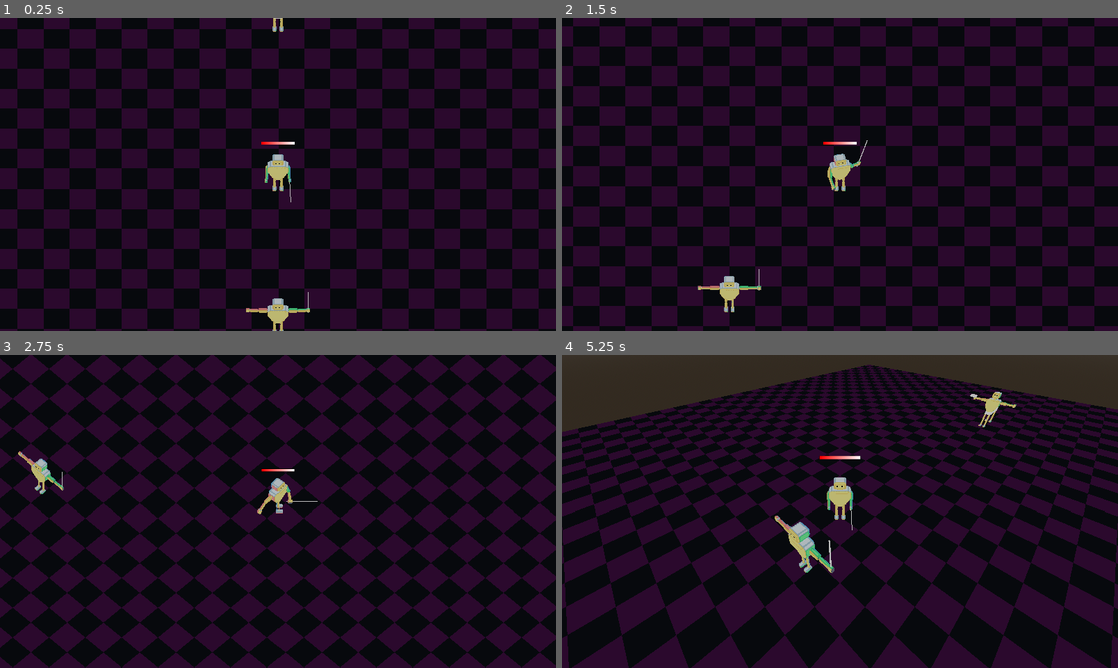
Above: before the commit, frames 1-4 (two rows, left to right).
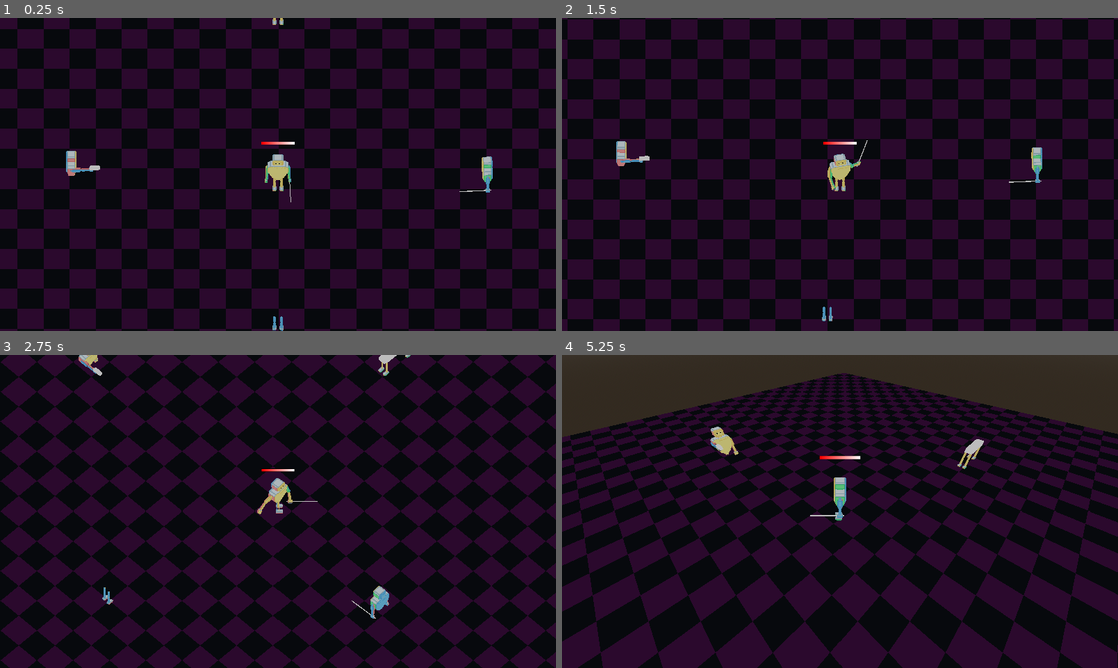
Above: after the commit, the same moments.

Repository: markguinn/kitbash-toy-clash
Game: Godot game, scene res://levels/dev/proto2.tscn
The game is run twice, just before and just after one commit, with the same random seed, the same clock (stepped at 60 frames per second) and the same inputs.
Inputs:
- Up to frame 1 (0.25 s): no input
- Up to frame 2 (1.5 s): tap Enter at 0.5 s; hold Right (right) 0.53-1.28 s; hold Z (attack1) 0.53-1.28 s; hold S (down) from 1.28 s (still down); tap Z (attack1) at 1.35 s
- Up to frame 3 (2.75 s): release S (down) at 2.03 s; hold Right (right) from 2.03 s (still down); hold Tab (switch_cam) from 2.03 s (still down); tap Z (attack1) at 2.3 s
- Up to frame 4 (5.25 s): release Right (right) at 2.78 s; release Tab (switch_cam) at 2.78 s; hold W (up) 2.78-3.53 s; tap Z (attack1) at 2.85, 4.55 s; hold Z (attack1) 3.53-4.28 s; hold Left (left) 3.53-5.03 s; tap Tab (switch_cam) at 4.35 s; hold S (down) from 5.03 s (still down); hold Z (attack1) from 5.03 s (still down)

The runs differ from the first frame. In frame 1, 0.8% of the frame differs, in the area x 11-89%, y 0-100%; in frame 2, 58%, in the area x 0-100%, y 0-100%; in frame 3, 55%; in frame 4, 51%.

Commit message:
clean up torso movement, prevent walking while attacking

Diff:
--- a/levels/dev/proto2.tscn
+++ b/levels/dev/proto2.tscn
@@ -4,9 +4,8 @@
 [ext_resource type="Material" uid="uid://o3vkef848hpm" path="res://common/vfx/pixelated/pixelated-material.tres" id="2_u5iaq"]
 [ext_resource type="Texture2D" uid="uid://mg6lqudn1f05" path="res://common/vfx/pixelated/crt-effect.png" id="3_ckf24"]
 [ext_resource type="PackedScene" uid="uid://bobgrurpfdnwv" path="res://player/player.tscn" id="5_eaxg1"]
-[ext_resource type="PackedScene" uid="uid://bng6sl0sm81dy" path="res://_source_assets/generic-player/generic_player_mods.gltf" id="5_g1bde"]
-[ext_resource type="Script" uid="uid://0ksdxe4wfcij" path="res://player/body_part.gd" id="6_tm3by"]
-[ext_resource type="PackedScene" uid="uid://p076x5fcyfky" path="res://_source_assets/generic-player/generic_player.gltf" id="6_unxl6"]
+[ext_resource type="PackedScene" uid="uid://dqvrj27ervih7" path="res://player/generic_temp/temp_body_1.tscn" id="5_g1bde"]
+[ext_resource type="PackedScene" uid="uid://v13awrp2jboj" path="res://player/generic_temp/temp_body_2.tscn" id="6_unxl6"]
 
 [sub_resource type="ProceduralSkyMaterial" id="ProceduralSkyMaterial_hchdm"]
 
@@ -101,7 +100,7 @@
 [node name="the" parent="Player/HealthBar" parent_id_path=PackedInt32Array(1653260376, 2009962165) index="0" unique_id=596231710]
 texture = SubResource("ViewportTexture_unxl6")
 
-[node name="CamOrtho45" type="Camera3D" parent="Player" unique_id=771552401]
+[node name="CamOrtho45" type="Camera3D" parent="Player" unique_id=853497229]
 transform = Transform3D(0.7071067, -0.579228, 0.4055798, 0, 0.57357645, 0.81915206, -0.7071067, -0.579228, 0.4055798, 10, 20, 10)
 projection = 1
 current = true
@@ -109,58 +108,95 @@
 near = 0.001
 metadata/_edit_lock_ = true
 
-[node name="CamOrthoStraight" type="Camera3D" parent="Player" unique_id=1087218669]
+[node name="CamOrthoStraight" type="Camera3D" parent="Player" unique_id=865568906]
 transform = Transform3D(1, 0, 0, 0, 0.64278764, 0.76604444, 0, -0.76604444, 0.64278764, 0, 20, 15)
 projection = 1
 size = 30.0
 near = 0.001
 metadata/_edit_lock_ = true
 
-[node name="CamFrustrum" type="Camera3D" parent="Player" unique_id=449395750]
+[node name="CamFrustrum" type="Camera3D" parent="Player" unique_id=1374804059]
 transform = Transform3D(1, 0, 0, 0, -4.371139e-08, 1, 0, -1, -4.371139e-08, 0, 20, 6)
 projection = 2
 size = 0.1
 metadata/_edit_lock_ = true
 
-[node name="CamPerspective" type="Camera3D" parent="Player" unique_id=1341667469]
+[node name="CamPerspective" type="Camera3D" parent="Player" unique_id=655540465]
 transform = Transform3D(0.70710677, -0.49999997, 0.49999997, 0, 0.70710677, 0.70710677, -0.70710677, -0.49999997, 0.49999997, 10, 15, 10)
 size = 0.1
 metadata/_edit_lock_ = true
 
-[node name="Horse" parent="." unique_id=1267736368 instance=ExtResource("5_g1bde")]
-transform = Transform3D(1, 0, 0, 0, 1, 0, 0, 0, 1, 0, 3.1023836, -19.575022)
-
-[node name="legs" parent="Horse/root" parent_id_path=PackedInt32Array(1267736368, 1705658689) index="1" unique_id=1982989074]
-script = ExtResource("6_tm3by")
-min_collider_height = 4.0
+[node name="Human" parent="." unique_id=1797291781 instance=ExtResource("5_g1bde")]
+transform = Transform3D(-0.999397, 0, 0.034723062, 0, 1, 0, -0.034723062, 0, -0.999397, 0, 2.1892014, 17.874622)
+
+[node name="torso" parent="Human/root" parent_id_path=PackedInt32Array(1797291781, 1682393043) index="0" unique_id=698833126]
+visible = false
+
+[node name="mesh" parent="Human/root/torso/left_arm/left_arm2" parent_id_path=PackedInt32Array(1797291781, 1538851636) index="2" unique_id=1047245733]
+visible = false
+
+[node name="Area3D2" type="Area3D" parent="Human" unique_id=1558935058]
+transform = Transform3D(-0.999397, 0, -0.034723062, 0, 1, 0, 0.034723062, 0, -0.999397, -0.016544282, 0.44729328, -0.4761753)
+collision_layer = 0
+collision_mask = 2
+
+[node name="CollisionShape3D" type="CollisionShape3D" parent="Human/Area3D2" unique_id=1904053770]
+shape = SubResource("SphereShape3D_iynve")
+debug_color = Color(0, 0.6, 0.69803923, 1)
+
+[node name="SwordArm" parent="." unique_id=1788171193 instance=ExtResource("5_g1bde")]
+transform = Transform3D(0.053483307, 0, -0.9985687, 0, 1, 0, 0.9985687, 0, 0.053483307, 20.07767, 2.1892014, 0.46799088)
+
+[node name="legs" parent="SwordArm/root" parent_id_path=PackedInt32Array(1788171193, 1682393043) index="1" unique_id=1059167167]
+visible = false
+
+[node name="Area3D2" type="Area3D" parent="SwordArm" unique_id=208993331]
+transform = Transform3D(-0.999397, 0, -0.034723062, 0, 1, 0, 0.034723062, 0, -0.999397, -0.016544282, 0.44729328, -0.4761753)
+collision_layer = 0
+collision_mask = 2
+
+[node name="CollisionShape3D" type="CollisionShape3D" parent="SwordArm/Area3D2" unique_id=2028015926]
+shape = SubResource("SphereShape3D_iynve")
+debug_color = Color(0, 0.6, 0.69803923, 1)
+
+[node name="Horse" parent="." unique_id=868036242 instance=ExtResource("6_unxl6")]
+transform = Transform3D(1, 0, 0, 0, 1, 0, 0, 0, 1, 0, 3.2257156, -20.298265)
+
+[node name="torso" parent="Horse/root" parent_id_path=PackedInt32Array(868036242, 1147200466) index="0" unique_id=1528103011]
+visible = false
 
 [node name="Area3D" type="Area3D" parent="Horse" unique_id=1232224238]
-transform = Transform3D(1, 0, 0, 0, 1, 0, 0, 0, 1, 0, -0.46588898, -0.5059757)
+transform = Transform3D(1, 0, 0, 0, 1, 0, 0, 0, 1, 0, -0.589221, 0.21726799)
 collision_layer = 0
 collision_mask = 2
 
 [node name="CollisionShape3D" type="CollisionShape3D" parent="Horse/Area3D" unique_id=1267549792]
 shape = SubResource("SphereShape3D_iynve")
-
-[node name="Human" parent="." unique_id=947443402 instance=ExtResource("6_unxl6")]
-transform = Transform3D(1, 0, 0, 0, 1, 0, 0, 0, 1, 0, 2.7044325, 18.588978)
-
-[node name="legs" parent="Human/root" parent_id_path=PackedInt32Array(947443402, 87451923) index="1" unique_id=978340201]
-script = ExtResource("6_tm3by")
-min_collider_height = 2.0
-
-[node name="Area3D2" type="Area3D" parent="Human" unique_id=1558935058]
-transform = Transform3D(1, 0, 0, 0, 1, 0, 0, 0, 1, 0, -0.06793785, -0.23789215)
-collision_layer = 0
-collision_mask = 2
-
-[node name="CollisionShape3D" type="CollisionShape3D" parent="Human/Area3D2" unique_id=1904053770]
-shape = SubResource("SphereShape3D_iynve")
-
+debug_color = Color(0, 0.6, 0.69803923, 1)
+
+[node name="GunArm" parent="." unique_id=1779582691 instance=ExtResource("6_unxl6")]
+transform = Transform3D(0.013279958, 0, 0.99991184, 0, 1, 0, -0.99991184, 0, 0.013279958, -19.827188, 3.2257156, 0.57798576)
+
+[node name="legs" parent="GunArm/root" parent_id_path=PackedInt32Array(1779582691, 1147200466) index="1" unique_id=2025559013]
+visible = false
+
+[node name="Area3D" type="Area3D" parent="GunArm" unique_id=83618283]
+transform = Transform3D(1, 0, 0, 0, 1, 0, 0, 0, 1, 0, -0.589221, 0.21726799)
+collision_layer = 0
+collision_mask = 2
+
+[node name="CollisionShape3D" type="CollisionShape3D" parent="GunArm/Area3D" unique_id=1494990663]
+shape = SubResource("SphereShape3D_iynve")
+debug_color = Color(0, 0.6, 0.69803923, 1)
+
+[connection signal="body_entered" from="Human/Area3D2" to="." method="_on_human_body_entered"]
+[connection signal="body_entered" from="SwordArm/Area3D2" to="." method="_on_sword_arm_body_entered"]
 [connection signal="body_entered" from="Horse/Area3D" to="." method="_on_horse_body_entered"]
-[connection signal="body_entered" from="Human/Area3D2" to="." method="_on_human_body_entered"]
+[connection signal="body_entered" from="GunArm/Area3D" to="." method="_on_gun_arm_body_entered"]
 
 [editable path="Player"]
 [editable path="Player/Body"]
+[editable path="Human"]
+[editable path="SwordArm"]
 [editable path="Horse"]
-[editable path="Human"]
+[editable path="GunArm"]
--- a/player/body_part.gd
+++ b/player/body_part.gd
@@ -3,7 +3,6 @@
 
 const AUTO_CONNECT_SIGNALS = [
 	"attack_start",
-	"attack_peak",
 	"attack_end",
 	"walk_start",
 	"walk_end",
@@ -40,7 +39,6 @@
 
 
 func _ready() -> void:
-	Log.debug(self, "enter tree", name)
 	container = _get_body_part_container()
 	if not container:
 		Log.error(self, "No body part container found!")
@@ -120,26 +118,36 @@
 
 		for i in range(dest_anim.get_track_count(), 0, -1):
 			var np: NodePath = dest_anim.track_get_path(i - 1)
-			#for t in dest_part.extra_tracks:
-				#if np.get_concatenated_names().begins_with(t):
-					#Log.debug(self, "Animation", anim_name, "removing track", i - 1, "for dest", np.get_concatenated_names())
-					#dest_anim.remove_track(i - 1)
+			var nps: String = np.get_concatenated_names()
+			var remove := false
+			for t in dest_part.extra_tracks:
+				if nps == t:
+					remove = true
+			for t in src_part.extra_tracks:
+				if nps == t:
+					remove = true
 			if np.slice(0, dest_part_path.get_name_count()) == dest_part_path:
+				remove = true
+			if remove:
 				Log.debug(self, "Animation", anim_name, "removing track", i - 1, "for dest", np.get_concatenated_names())
 				dest_anim.remove_track(i - 1)
 
 		for i in range(src_anim.get_track_count()):
 			var np: NodePath = src_anim.track_get_path(i)
-			#for t in src_part.extra_tracks:
-				#if np.get_concatenated_names().begins_with(t):
-					#Log.debug(self, "Animation", anim_name, "adding track", i, "for src", np.get_concatenated_names())
-					#src_anim.copy_track(i, dest_anim)
+			var nps: String = np.get_concatenated_names()
+			var add := false
+			for t in src_part.extra_tracks:
+				if nps == t:
+					add = true
 			if np.slice(0, dest_part_path.get_name_count()) == src_part_path:
+				add = true
+			if add:
 				Log.debug(self, "Animation", anim_name, "adding track", i, "for src", np.get_concatenated_names())
 				src_anim.copy_track(i, dest_anim)
+				#var new_idx := dest_anim.get_track_count() - 1
+				#dest_anim.track_set_path(new_idx, dest_part_path)
 				# TODO: if we hit this case where the parts aren't 1 for 1, we'll need this
 				#if src_part_path != dest_part_path:
-				#	var new_idx := dest_anim.get_track_count() - 1
 				#	# what? probably convert to string and then replace src prefix with dest?
 
 	dest_player.clear_caches()
--- a/player/body_part_container.gd
+++ b/player/body_part_container.gd
@@ -5,8 +5,6 @@
 
 @warning_ignore("unused_signal")
 signal attack_start(dir: Vector3)
-@warning_ignore("unused_signal")
-signal attack_peak(dir: Vector3)
 @warning_ignore("unused_signal")
 signal attack_end(dir: Vector3)
 @warning_ignore("unused_signal")
@@ -29,7 +27,8 @@
 ]
 
 var parts: Array[BodyPart] = []
-
+var can_move := true
+var can_attack := true
 
 func _ready() -> void:
 	if not host:
@@ -38,6 +37,8 @@
 		animation_player = host.get_node("AnimationPlayer")
 	_find_body_parts(self)
 	parts_changed.connect(_on_parts_changed)
+	attack_start.connect(_on_attack_start)
+	attack_end.connect(_on_attack_end)
 	Log.debug(self, host.name, "Body parts", parts.map(func(n): return n.name))
 
 
@@ -48,6 +49,18 @@
 		_find_body_parts(n)
 
 
+# TODO: let each body part specify if it stops movement on attack
+# TODO: don't do this if no body parts have an attack
+func _on_attack_start(_dir: Vector3) -> void:
+	can_move = false
+	can_attack = false
+
+
+func _on_attack_end(_dir: Vector3) -> void:
+	can_move = true
+	can_attack = true
+
+
 func _on_parts_changed(old_part: BodyPart, new_part: BodyPart) -> void:
 	parts = []
 	_find_body_parts(self)
--- a/player/gun_arm.gd
+++ b/player/gun_arm.gd
@@ -3,15 +3,13 @@
 
 @export var projectile_speed := 30.0
 @export var projectile_tpl: PackedScene
+@export var fire_delay := 0.1
 
 @onready var locator: Node3D = $right_arm2/locator
 
 
 func _on_attack_start(cur_dir: Vector3) -> void:
-	await get_tree().create_timer(0.1).timeout
-	container.attack_peak.emit(cur_dir)
-
-func _on_attack_peak(cur_dir: Vector3) -> void:
+	await get_tree().create_timer(fire_delay).timeout
 	var p: Projectile = projectile_tpl.instantiate()
 	p.tree_entered.connect( ## Shoot the projectile once it's valid
 		p.apply_impulse.bind(cur_dir * projectile_speed),
--- a/player/player.gd
+++ b/player/player.gd
@@ -6,7 +6,9 @@
 var cur_dir := Vector3(0.0, 0.0, 1.0)
 var cur_cam := 0
 var target_rot: float
-var attacking := false
+
+var is_attacking := false
+var is_walking := false
 
 @onready var hurt_box: HurtBox = $HurtBox
 @onready var life: Life = $Life
@@ -65,16 +67,24 @@
 
 func _physics_process(delta: float) -> void:
 	var dir := _get_input_dir()
-	if dir.length() > 0.0:
-		velocity = _vec2_to_vec3(dir) * speed
-		target_rot = _fix_angle(dir.angle())
+	if dir.length() > 0.0 and body_root.can_move:
+		var walk_dir := _vec2_to_vec3(dir)
+		var next_rot := _fix_angle(dir.angle())
+		velocity = walk_dir * speed
+		if not is_equal_approx(target_rot, next_rot):
+			body_root.change_direction.emit(walk_dir)
+		target_rot = next_rot
 		if animation_player.current_animation == "idle":
 			animation_player.play("walk", 0.2)
+			body_root.walk_start.emit(walk_dir)
+			is_walking = true
 	else:
 		velocity = Vector3.ZERO
 		target_rot = body_mesh.rotation.y
+		is_walking = false
 		if animation_player.current_animation == "walk":
 			animation_player.play("idle", 0.2)
+			body_root.walk_end.emit(cur_dir)
 	if !is_equal_approx(body_mesh.rotation.y, target_rot):
 		body_mesh.rotation.y = rotate_toward(body_mesh.rotation.y, target_rot, delta * PI * 2.0 / rotation_speed)
 		cur_dir = _angle_to_vec3(body_mesh.rotation.y)
@@ -84,20 +94,19 @@
 
 
 func _input(event: InputEvent) -> void:
-	if event.is_action_pressed("attack1"):
-		if not attacking:
-			_attack.call_deferred()
+	if event.is_action_pressed("attack1") and body_root.can_attack:
+		_attack.call_deferred()
 	if event.is_action_pressed("switch_cam"):
 		_set_cam(cur_cam + 1)
 
 
 func _attack() -> void:
-	attacking = true
+	is_attacking = true
 	animation_player.play(&"attack")
 	body_root.attack_start.emit(cur_dir)
 	await animation_player.animation_finished
 	body_root.attack_end.emit(cur_dir)
-	attacking = false
+	is_attacking = false
 	animation_player.play(&"idle", 0.2)
 
 
